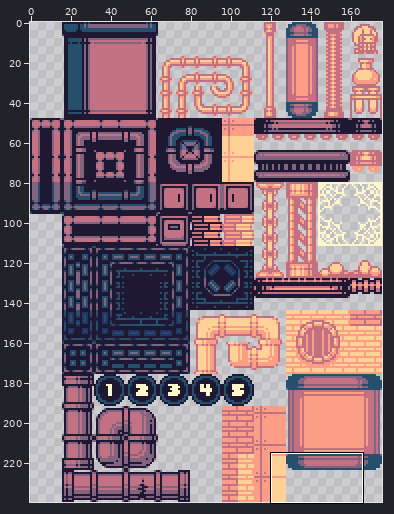
Two versions of one sprite sheet, ProjectBooCat/Assets/Prefabs/sprites/environment/tileset.png. Above: a wide view before the commit, with the close-up outlined.
Close-up. The starting point:
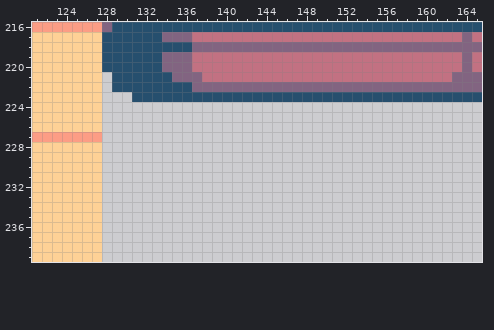
The file is 176x240 pixels. Shown: x 121..165, y 216..239.
The same view after the edit:
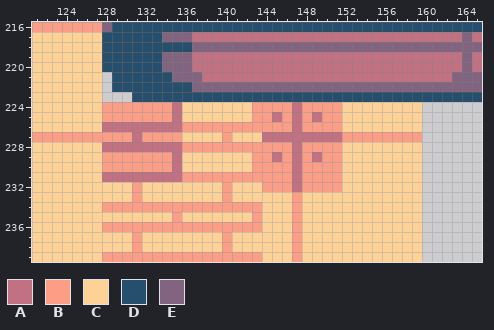
Palette (. is transparent): A #c27182  B #fc9d85  C #fed196  D #264f6e  E #826481
Changes in this commit:
{"y":224,"x":128,"old":"................................","new":"BBBBBBBACCCCCCCBBBBABBBBCCCCCCCC"}
{"y":225,"x":128,"old":"................................","new":"BBBBBBBACCCCCCCBBABABABBCCCCCCCC"}
{"y":226,"x":128,"old":"................................","new":"AAAAAAAABBBBBBBBBBBABBBBCCCCCCCC"}
{"y":227,"x":128,"old":"................................","new":"BBBABBBBCCCCBCCCAAAAAAAABBBBBBBB"}
{"y":228,"x":128,"old":"................................","new":"AAAAAAAABBBBBBBBBBBABBBBCCCCCCCC"}
{"y":229,"x":128,"old":"................................","new":"BBBBBBBACCCCCCCBBABABABBCCCCCCCC"}
{"y":230,"x":128,"old":"................................","new":"BBBBBBBACCCCCCCBBBBABBBBCCCCCCCC"}
{"y":231,"x":128,"old":"................................","new":"AAAAAAAABBBBBBBBBBBABBBBCCCCCCCC"}
{"y":232,"x":128,"old":"................................","new":"CCCBCCCCCCCCBCCCBBBABBBBCCCCCCCC"}
{"y":233,"x":128,"old":"................................","new":"CCCBCCCCCCCCBCCCCCCBCCCCCCCCCCCC"}
{"y":234,"x":128,"old":"................................","new":"BBBBBBBBBBBBBBBBCCCBCCCCCCCCCCCC"}
{"y":235,"x":128,"old":"................................","new":"CCCCCCCBCCCCCCCBCCCBCCCCCCCCCCCC"}
{"y":236,"x":128,"old":"................................","new":"BBBBBBBBBBBBBBBBCCCBCCCCCCCCCCCC"}
{"y":237,"x":128,"old":"................................","new":"CCCBCCCCCCCCBCCCCCCBCCCCCCCCCCCC"}
{"y":238,"x":128,"old":"................................","new":"CCCBCCCCCCCCBCCCCCCBCCCCCCCCCCCC"}
{"y":239,"x":128,"old":"................................","new":"BBBBBBBBBBBBBBBBCCCBCCCCCCCCCCCC"}
{"label":"added","picture_box":[102,102,422,262]}
